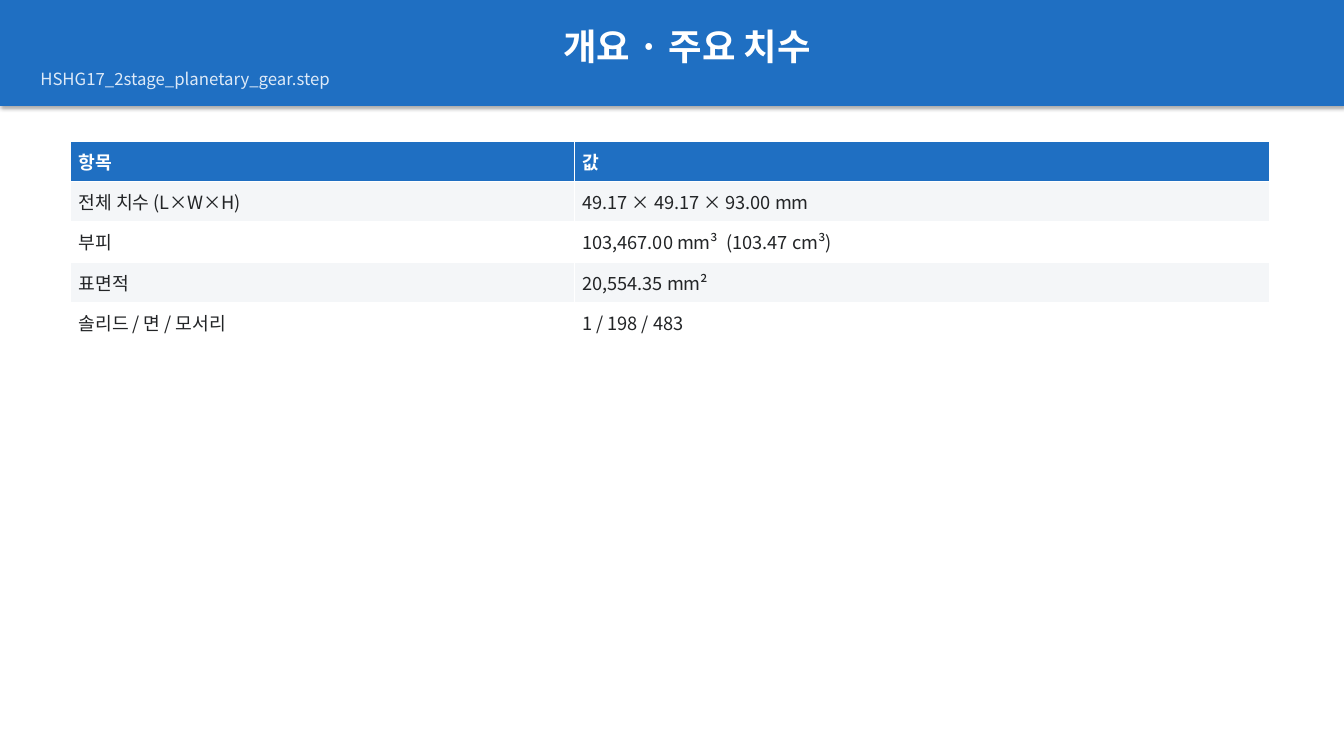
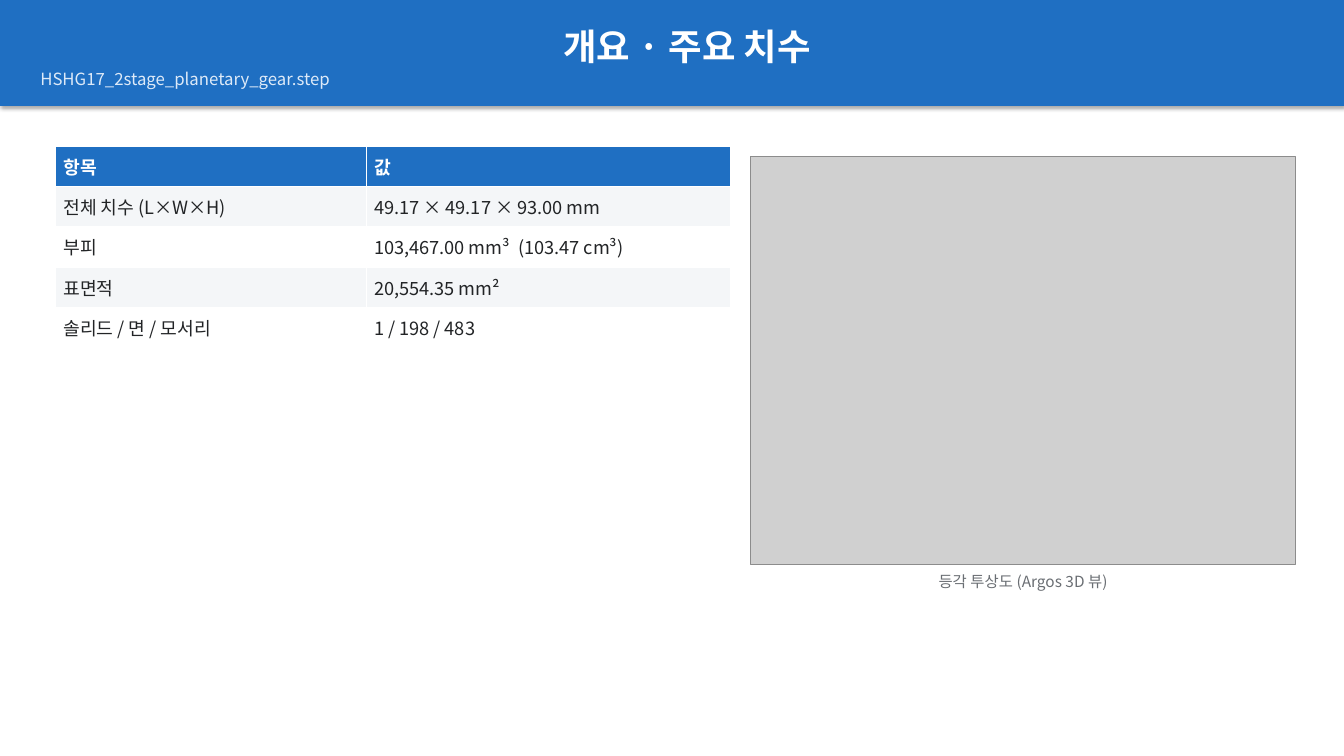
Before and after one commit to Seobuk/Argos, a slide deck: slide 2 of examples/planetary_gear/report/HSHG17_2stage_planetary_gear_report.pptx. Drawn at 1344x756 pixels with LibreOffice and Linux fonts; fonts in the diff are those of the drawing; grey boxes stand for pictures. Boxes give left, top, right and bottom in pixels: in the first picture for what was removed or moved away, otherwise in the second. Text is boxed around its words. In the diff, an @@ line names an element or a change of style, - is before the commit and + after.

```diff
--- a/examples/planetary_gear/report/HSHG17_2stage_planetary_gear_report.pptx
+++ b/examples/planetary_gear/report/HSHG17_2stage_planetary_gear_report.pptx
@@ table: place and size @@
-table at (71,141,1270,343)
+table at (55,146,731,348)
@@ picture added at (751,156,1296,565) @@
@@ text added at (939,574,1107,591), 11 pt, text #6A6E73 @@
+등각 투상도 (Argos 3D 뷰)
```
Also in this commit, not shown: 1 other slide changed, 1 slide added, 9 other files.
